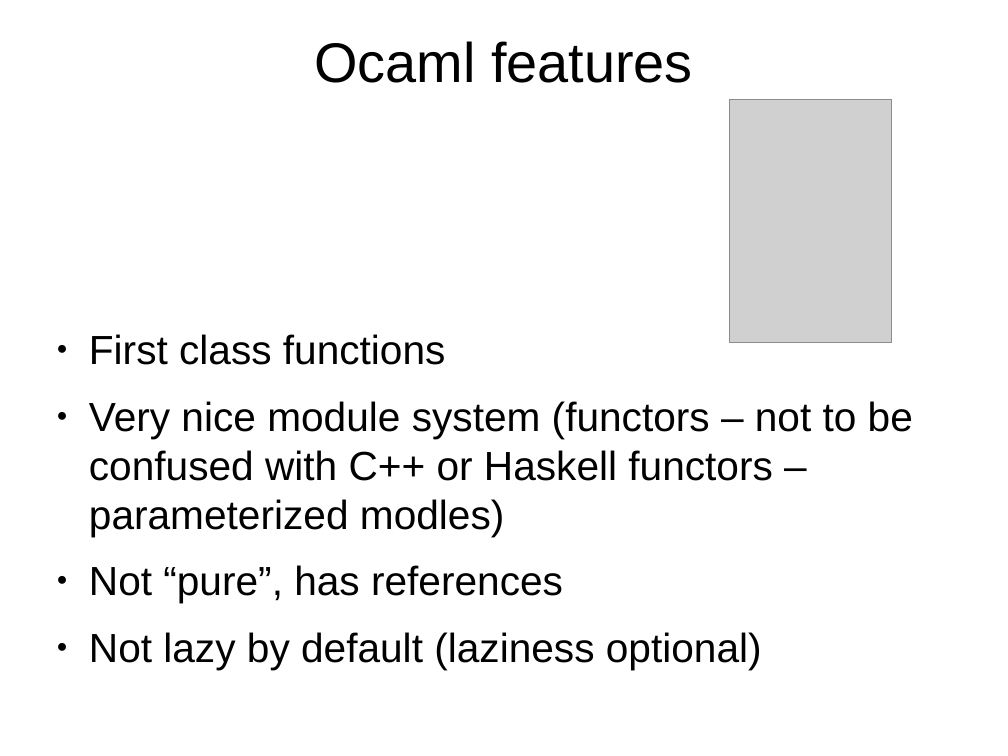
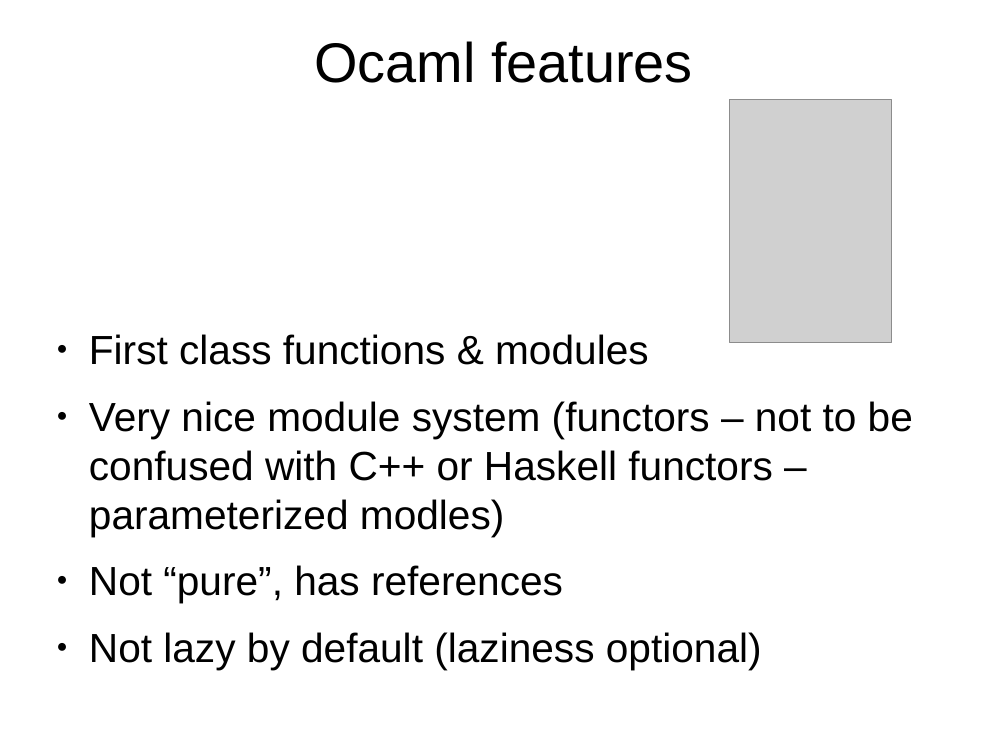
Before and after one commit to philtomson/OSBridge2012Talk, a slide deck: slide 17 of OSBridge2012.odp (slide 15 before the commit). Drawn at 1008x756 pixels with LibreOffice and Linux fonts; fonts in the diff are those of the drawing; grey boxes stand for pictures. Boxes give left, top, right and bottom in pixels: in the first picture for what was removed or moved away, otherwise in the second. Text is boxed around its words. In the diff, an @@ line names an element or a change of style, - is before the commit and + after.

```diff
--- a/OSBridge2012.odp
+++ b/OSBridge2012.odp
@@ text at bbox=[89, 334, 649, 365]: text changed @@
-● First class functions
+● First class functions & modules
```
Also in this commit, not shown: 1 other slide changed, 4 slides added, 1 slide removed, 2 other files.
